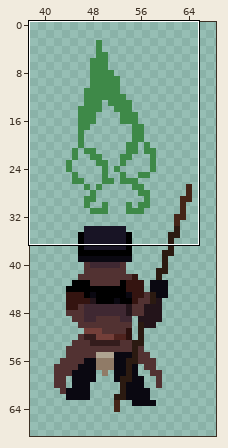
Pixel-art file -- Nevermore Unity Project/Assets/Art Assets/Alex/Player/player_updown.ase. The picture above shows the old version from afar; the outline marks the close-up.
Close-up. Before the edit:
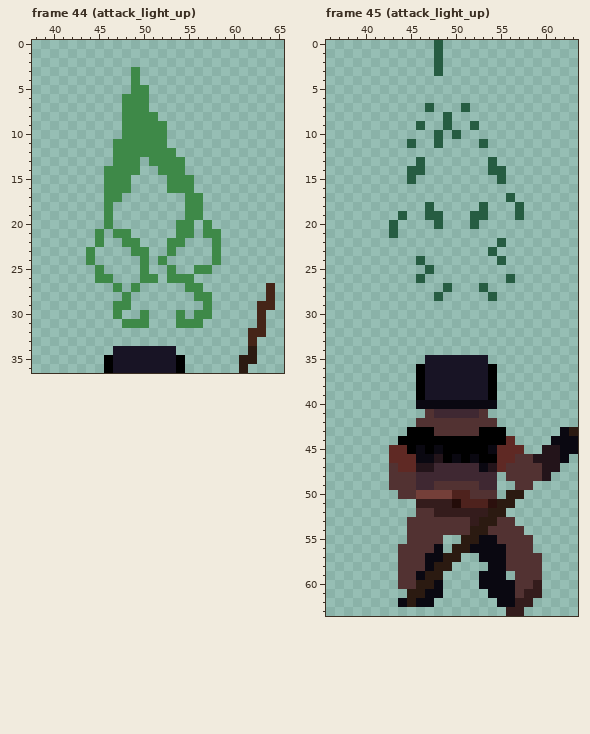
101x97 pixels, 55 frames. Shown: frame 44 (attack_light_up): x 38..65, y 0..36; frame 45 (attack_light_up): x 36..63, y 0..63. The wide view leaves out empty margins. The commit also changed other frames or places, which this record leaves out.
After:
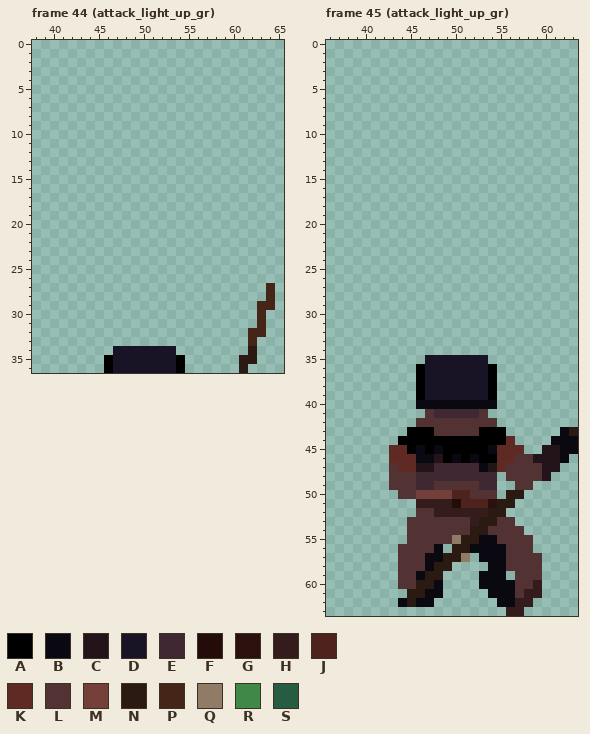
Palette (. is transparent): A #000000  B #0a0811  C #23141a  D #181425  E #3f2832  F #230c09  G #2b100d  H #341c1c  J #4e221d  K #5f2924  L #523232  M #743f39  N #2b1a11  P #452518  Q #907b67  R #3e8948  S #265c42
Message: Player Melee Red etc. Player w/ red wave effect for all melee directions.
Difference:
layer "attack" now hidden
layer "attack #2" added
Frame 44 (attack_light_up_gr):
y 3..4: x 49 R -> .
y 5: x 49..50 RR -> ..
y 6..7: x 48..50 RRR -> ...
y 8: x 48..51 RRRR -> ....
y 9..10: x 48..52 RRRRR -> .....
y 11: x 47..52 RRRRRR -> ......
y 12: x 47..53 RRRRRRR -> .......
y 13: x 47..49 RRR -> ...; x 51..54 RRRR -> ....
y 14: x 46..49 RRRR -> ....; x 52..54 RRR -> ...
y 15..16: x 46..48 RRR -> ...; x 53..55 RRR -> ...
y 17: x 46..47 RR -> ..; x 55..56 RR -> ..
y 18..19: x 46 R -> .; x 55..56 RR -> ..
y 20: x 46 R -> .; x 54..55 RR -> ..; x 57 R -> .
y 21: x 45 R -> .; x 47..48 RR -> ..; x 54..55 RR -> ..; x 57..58 RR -> ..
y 22: x 45 R -> .; x 48..49 RR -> ..; x 53..54 RR -> ..; x 58 R -> .
y 23: x 44 R -> .; x 49..50 RR -> ..; x 53 R -> .; x 58 R -> .
y 24: x 44 R -> .; x 50 R -> .; x 52 R -> .; x 58 R -> .
y 25: x 45 R -> .; x 50 R -> .; x 53 R -> .; x 56..57 RR -> ..
y 26: x 45..46 RR -> ..; x 50..51 RR -> ..; x 53..55 RRR -> ...
y 27: x 47 R -> .; x 49 R -> .; x 55..56 RR -> ..
y 28: x 48 R -> .; x 56..57 RR -> ..
y 29: x 47..48 RR -> ..; x 57 R -> .
y 30: x 47 R -> .; x 50 R -> .; x 54 R -> .; x 56..57 RR -> ..
y 31: x 48..50 RRR -> ...; x 54..56 RRR -> ...
Frame 45 (attack_light_up_gr):
y 0..3: x 48 S -> .
y 7: x 47 S -> .; x 51 S -> .
y 8: x 49 S -> .
y 9: x 46 S -> .; x 49 S -> .; x 52 S -> .
y 10: x 48 S -> .; x 50 S -> .
y 11: x 45 S -> .; x 48 S -> .; x 53 S -> .
y 13: x 46 S -> .; x 54 S -> .
y 14: x 45..46 SS -> ..; x 54..55 SS -> ..
y 15: x 45 S -> .; x 55 S -> .
y 17: x 56 S -> .
y 18: x 47 S -> .; x 53 S -> .; x 57 S -> .
y 19: x 44 S -> .; x 47..48 SS -> ..; x 52..53 SS -> ..; x 57 S -> .
y 20: x 43 S -> .; x 48 S -> .; x 52 S -> .
y 21: x 43 S -> .
y 22: x 55 S -> .
y 23: x 54 S -> .
y 24: x 46 S -> .; x 55 S -> .
y 25: x 47 S -> .
y 26: x 46 S -> .; x 56 S -> .
y 27: x 49 S -> .; x 53 S -> .
y 28: x 48 S -> .; x 54 S -> .
y 55: x 49..50 .. -> LQ
y 57: x 51 . -> Q
